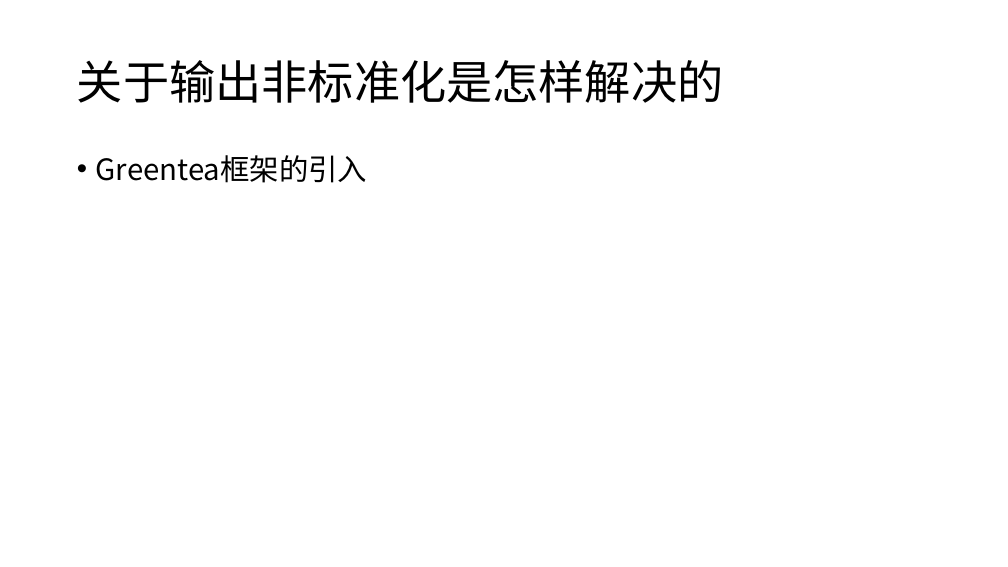
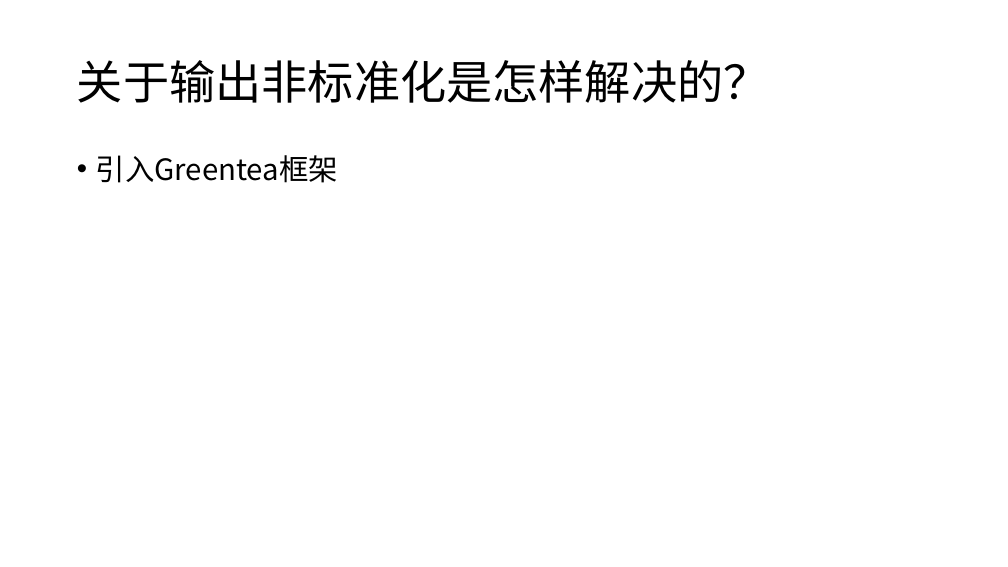
Before and after one commit to whitebkues1/ppt, a slide deck: slide 8 of xianzheng.pptx. Drawn at 1008x567 pixels with LibreOffice and Linux fonts; fonts in the diff are those of the drawing. Boxes give left, top, right and bottom in pixels: in the first picture for what was removed or moved away, otherwise in the second. Text is boxed around its words. In the diff, an @@ line names an element or a change of style, - is before the commit and + after.

```diff
--- a/xianzheng.pptx
+++ b/xianzheng.pptx
@@ title at box(77, 60, 770, 103): text changed @@
-关于输出非标准化是怎样解决的
+关于输出非标准化是怎样解决的？
@@ text at box(96, 155, 338, 183): text changed @@
-• Greentea框架的引入
+• 引入Greentea框架
```
Also in this commit, not shown: 3 other slides changed, 3 slides added, 4 other files.
